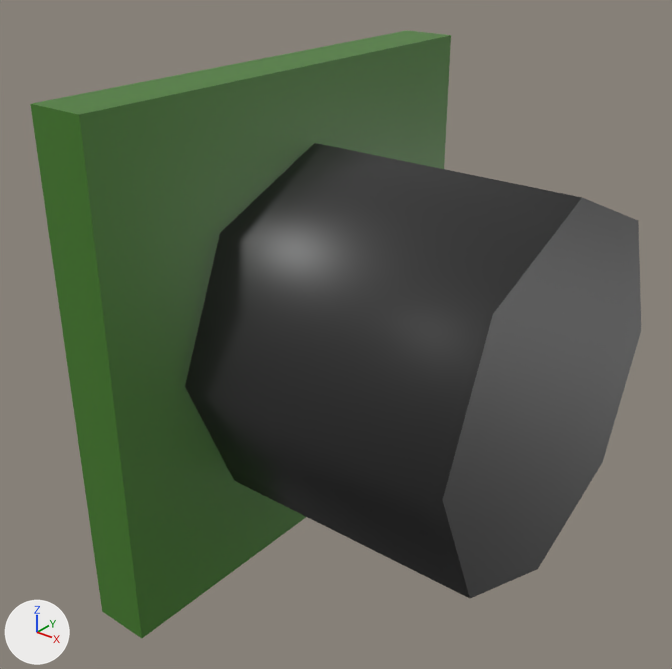
A saved change to the COLLADA model pandora_models/pandora_sensors_description/meshes/thermal_sensor/thermal_small.dae.
The view is the same before and after, from a 50 mm camera at (0.0276, -0.0292, 0.0176) aimed at (0.0054, -0.0014, 0.0004). The lights are fixed; the arrows at lower left show +X, +Y and +Z. Where no turn or scale is listed for an object, it has been applied to the vertices.

The older version as bpy lines, for what is in view:
```python
me_plane = bpy.data.meshes.new('Plane')
me_plane.from_pydata(...)  # 25 vertices, 36 faces; spans x 0.0..0.015, y -0.011..0.011, z -0.011..0.011
# faces by material slot: [12, 24]
me_plane.materials.append(mat_pcb_green)  # dark green #437c25
me_plane.materials.append(mat_sonar_black)  # black #2c2c2c
ob_plane = bpy.data.objects.new('Plane', me_plane)
ob_plane.location = (0.0, 0.0, 0.0)
```
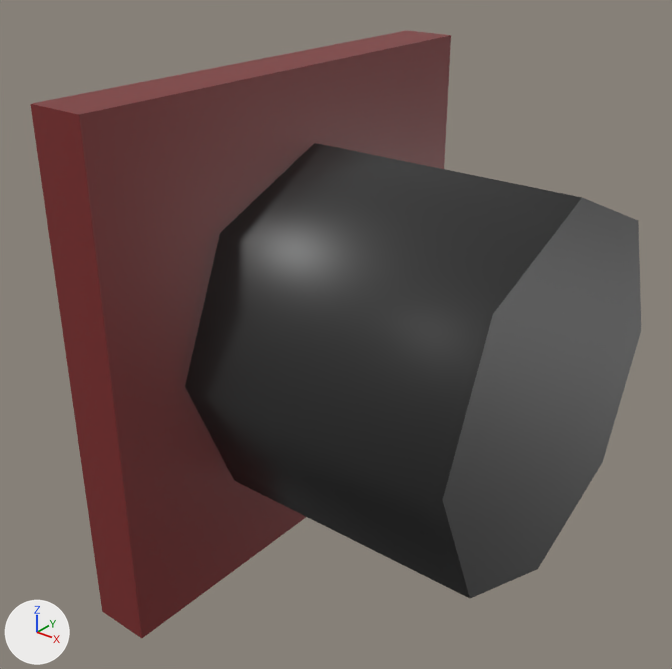
Changed parts and their boxes [x1, y1, x2, y2] in the pictures (672 x 669 px):
part 1 of me_plane, recoloured: [31, 30, 451, 638] in both

What changed in the scene script:
```text
Add mat_pcb_red_001:
    mat_pcb_red_001 = principled_material('PCB_Red_001')
    mat_pcb_red_001.base_color = (0.203, 0.0181, 0.0181)  # dark red #7c2525
    mat_pcb_red_001.roughness = 0.44
Change me_plane:
    where me_plane.from_pydata(...)  # 25 vertices, 36 faces; spans x 0.0..0.015, y -0.011..0.011, z -0.011..0.011
    used by ob_plane; location = (0.0, 0.0, 0.0)
    me_plane part 1: all 12 faces that had it switch from mat_pcb_green (dark green #437c25) to mat_pcb_red_001 (dark red #7c2525)
```
